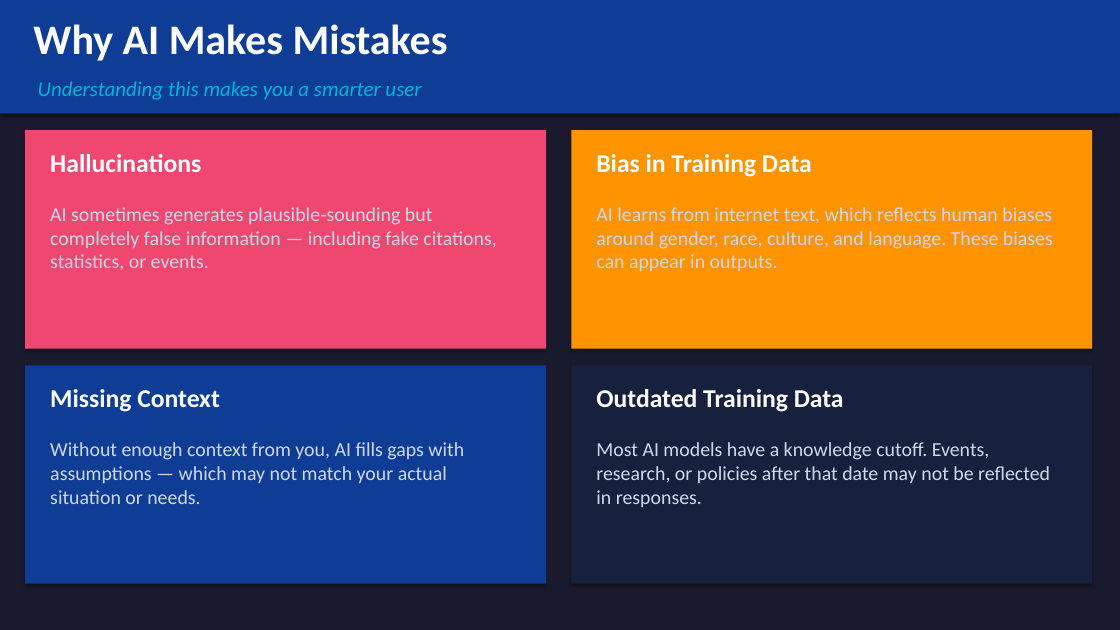
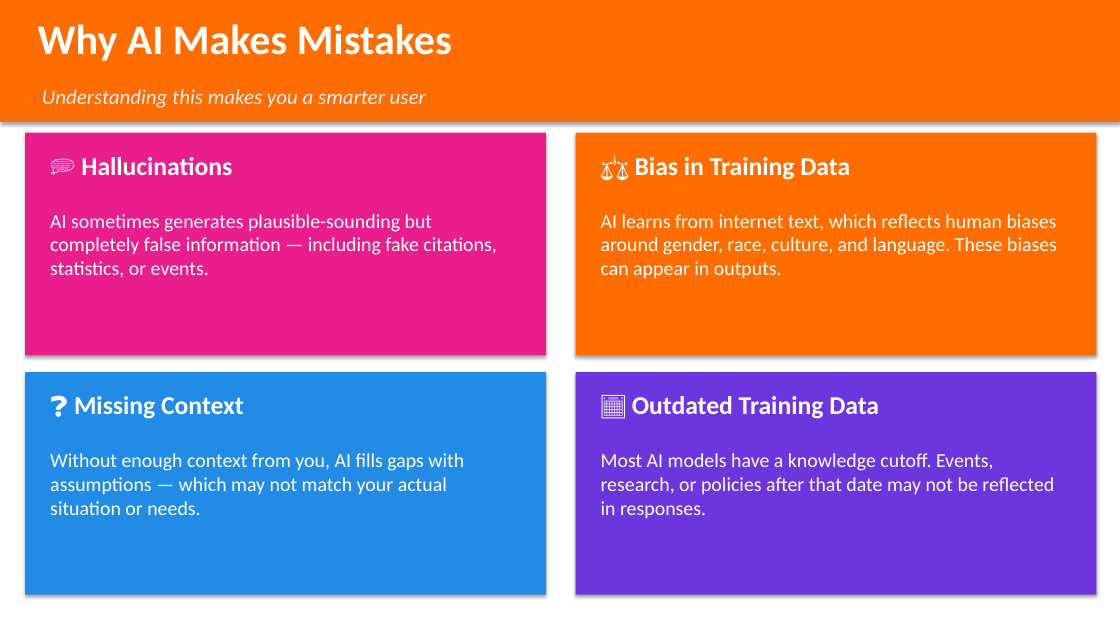
Before and after one commit to pegleg31/powerpoints, a slide deck: slide 9 of AI_Workshop_Presentation.pptx (slide 21 before the commit). Drawn at 1120x630 pixels with LibreOffice and Linux fonts; fonts in the diff are those of the drawing. Boxes give left, top, right and bottom in pixels: in the first picture for what was removed or moved away, otherwise in the second. Text is boxed around its words. In the diff, an @@ line names an element or a change of style, - is before the commit and + after.

```diff
--- a/AI_Workshop_Presentation.pptx
+++ b/AI_Workshop_Presentation.pptx
@@ background #1A1A2E to #FFFFFF @@
@@ rectangle: place and size @@
-rectangle at box(0, 0, 1120, 113)
+rectangle at box(0, 0, 1120, 122)
@@ rectangle at box(0, 0, 1120, 122): fill #0F3D96 to #FF6D00 @@
@@ text "Why AI Makes Mistakes": place and size @@
-text "Why AI Makes Mistakes" at box(33, 24, 448, 61)
+text "Why AI Makes Mistakes" at box(38, 24, 452, 61)
@@ text "Understanding this makes you a ...": place and size @@
-text "Understanding this makes you a ..." at box(38, 81, 421, 100)
+text "Understanding this makes you a ..." at box(42, 89, 426, 108)
@@ text "Understanding this makes you a ..." at box(42, 89, 426, 108): text colour #00B4D8 to #E8ECF8 @@
@@ rectangle: place and size @@
-rectangle at box(25, 130, 546, 349)
+rectangle at box(25, 133, 546, 355)
@@ rectangle at box(25, 133, 546, 355): fill #EF476F to #E91E8C @@
@@ rectangle: place and size @@
-rectangle at box(571, 130, 1092, 349)
+rectangle at box(576, 133, 1096, 355)
@@ rectangle at box(576, 133, 1096, 355): fill #FF9300 to #FF6D00 @@
@@ text at box(81, 157, 232, 175): text changed @@
-Hallucinations
+💭 Hallucinations
@@ text at box(635, 157, 850, 180): text changed @@
-Bias in Training Data
+⚖️ Bias in Training Data
@@ text "AI learns from internet text, ...": place and size @@
-text "AI learns from internet text, ..." at box(596, 207, 1053, 272)
+text "AI learns from internet text, ..." at box(601, 214, 1057, 279)
@@ text at box(50, 214, 496, 278): text changed; text colour #D0D8E8 to #FFFFFF @@
-AI sometimes generates plausible‑sounding but completely false information — including fake citations, statistics, or events.
+AI sometimes generates plausible-sounding but completely false information — including fake citations, statistics, or events.
@@ rectangle: place and size @@
-rectangle at box(25, 365, 546, 584)
+rectangle at box(25, 372, 546, 595)
@@ rectangle at box(25, 372, 546, 595): fill #0F3D96 to #228BE6 @@
@@ rectangle: place and size @@
-rectangle at box(571, 365, 1092, 584)
+rectangle at box(576, 372, 1096, 595)
@@ rectangle at box(576, 372, 1096, 595): fill #16213E to #6C35DE @@
@@ text at box(74, 396, 244, 419): text changed @@
-Missing Context
+❓ Missing Context
@@ text at box(632, 396, 879, 419): text changed @@
-Outdated Training Data
+📅 Outdated Training Data
@@ text "Without enough context from you, ...": place and size @@
-text "Without enough context from you, ..." at box(50, 442, 464, 504)
+text "Without enough context from you, ..." at box(50, 453, 464, 515)
@@ text colour #D0D8E8 to #FFFFFF in 3 elements at box(601, 214, 1057, 279), box(50, 453, 464, 515), box(601, 453, 1054, 518) @@
@@ text "Most AI models have a ...": place and size @@
-text "Most AI models have a ..." at box(596, 442, 1050, 507)
+text "Most AI models have a ..." at box(601, 453, 1054, 518)
```
Also in this commit, not shown: 43 other slides changed, 12 slides removed, 1 other file.
